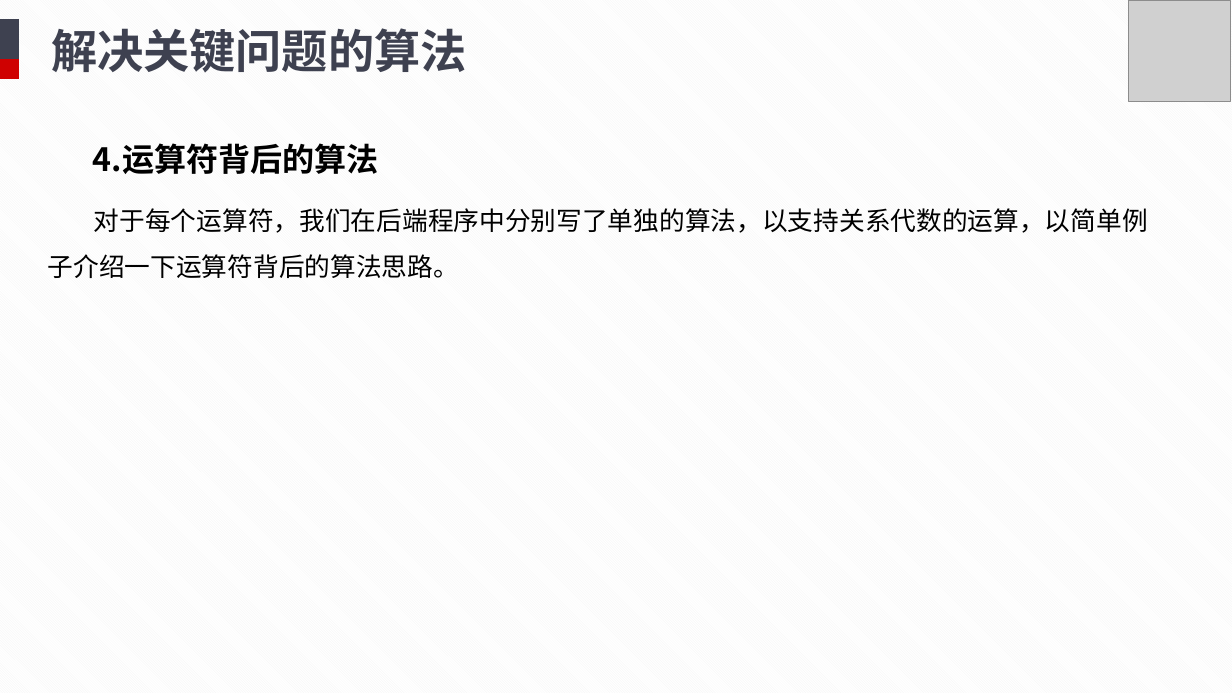
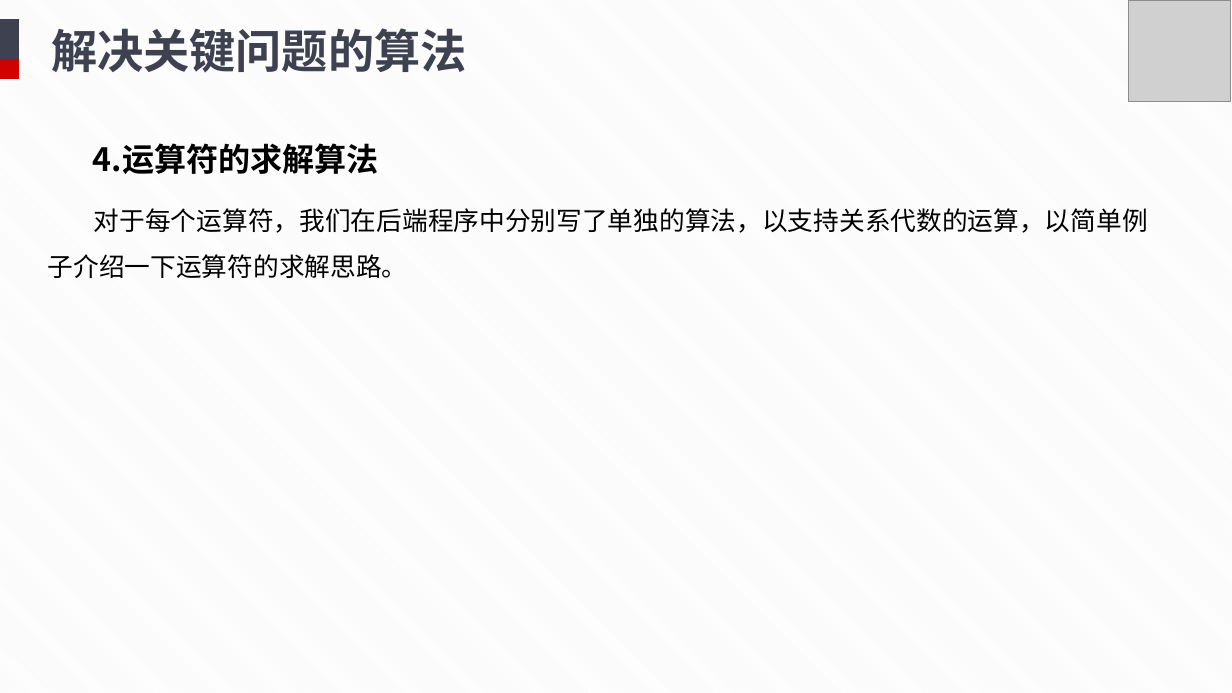
Before and after one commit to TuJin07/Relational-Algebra-Operation-System, a slide deck: slide 23 of doc/终期答辩.pptx. Drawn at 1232x693 pixels with LibreOffice and Linux fonts; fonts in the diff are those of the drawing; grey boxes stand for pictures. Boxes give left, top, right and bottom in pixels: in the first picture for what was removed or moved away, otherwise in the second. Text is boxed around its words. In the diff, an @@ line names an element or a change of style, - is before the commit and + after.

```diff
--- a/doc/终期答辩.pptx
+++ b/doc/终期答辩.pptx
@@ text at box(93, 143, 379, 174): text changed @@
-4.运算符背后的算法
+4.运算符的求解算法
@@ text at box(48, 208, 1148, 278): text changed @@
-对于每个运算符，我们在后端程序中分别写了单独的算法，以支持关系代数的运算，以简单例子介绍一下运算符背后的算法思路。
+对于每个运算符，我们在后端程序中分别写了单独的算法，以支持关系代数的运算，以简单例子介绍一下运算符的求解思路。
```
Also in this commit, not shown: 6 other slides changed.
